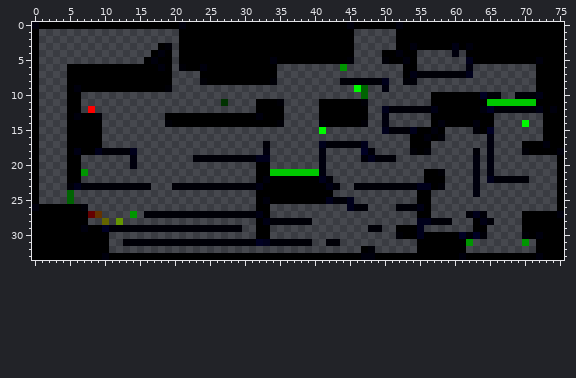
Edited in one commit: sprite sheet (The Seekers Way 0.2/Maps/Level6.png). The picture above is the old version.
The file is 76x34 pixels. Colours within 5 levels of each other are drawn and written as one.
Now the later version:
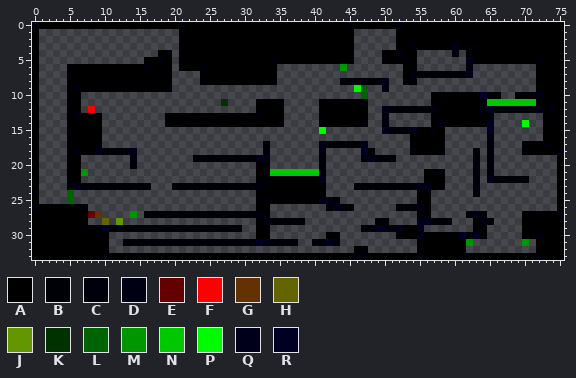
Palette (. is transparent): A #000000  B #000007  C #00000d  D #000014  E #640000  F #ff0000  G #643200  H #646400  J #649600  K #003200  L #006402  M #009600  N #00c800  P #00fa00  Q #00001b  R #000024
Change:
y 3: x 18..19 AB -> ..
y 4: x 17..19 ACA -> .AB
y 5: x 17..18 CA -> AC
y 6: x 16 A -> C; x 18 C -> A
y 14: x 63 C -> A; x 65 A -> R
y 15: x 63..64 BA -> ..
y 16: x 56 C -> A; x 58 B -> A
y 17: x 57..58 .. -> AA
y 18: x 6 D -> C; x 56..58 B.. -> AAB
y 22: x 42 B -> .
y 23: x 42..43 DB -> ..
y 24: x 42 A -> .
y 25: x 41 A -> Q; x 44..45 BQ -> ..
y 26: x 42..47 ...QBB -> BQBB..
y 28: x 39 B -> .; x 49..50 .. -> AB
y 29: x 47 . -> B; x 49..52 B..A -> RQBQ
y 30: x 42..43 .. -> AB
y 31: x 38..42 BB..B -> ..BBR
y 32: x 46..48 .AB -> AB.
y 33: x 46 A -> C; x 48 C -> A; x 55 A -> C
Boxes around the changes in both pictures, in picture pixels (x1, y1, x2, y2):
changed: (144, 43, 172, 71)
changed: (473, 120, 494, 134)
changed: (424, 134, 445, 155)
changed: (74, 148, 81, 155)
changed: (298, 176, 403, 260)
changed: (417, 253, 424, 260)
